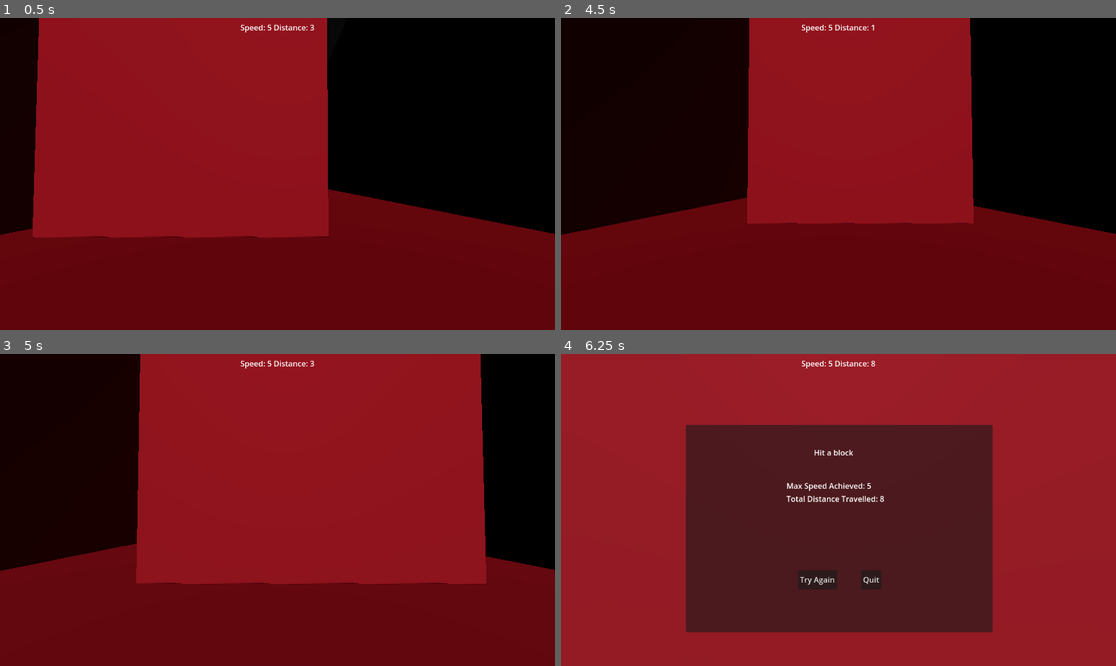
Above: before the commit, frames 1-4 (two rows, left to right).
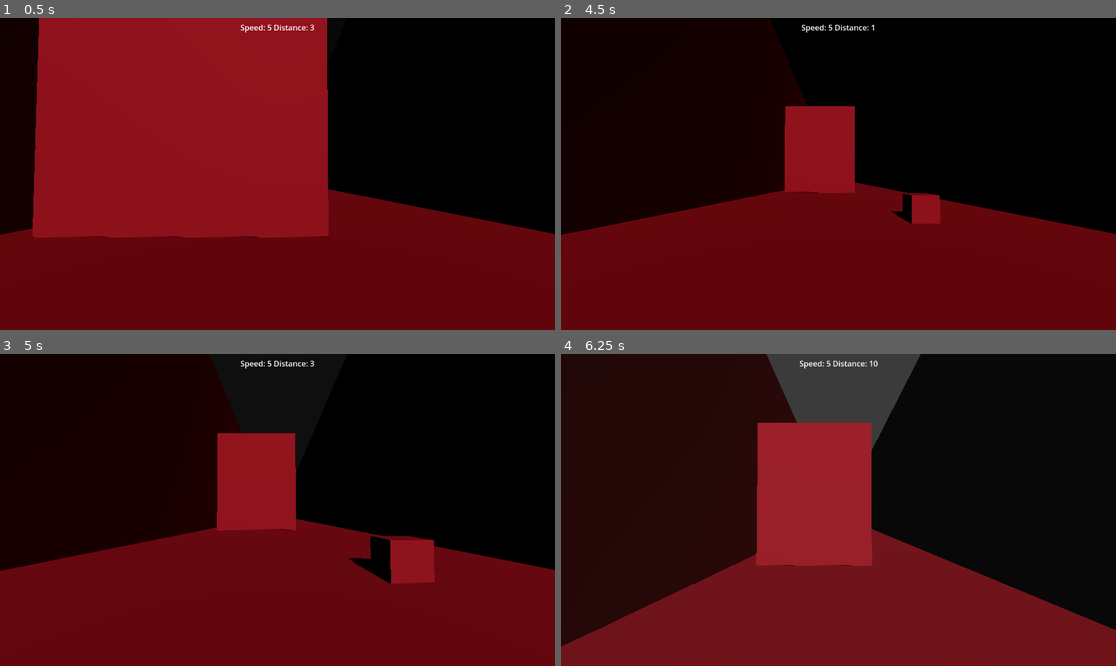
Above: after the commit, the same moments.

Repository: finalsabbath/3d-runner
Game: Godot game, scene res://scenes/world.tscn
The game is run twice, just before and just after one commit, with the same random seed, the same clock (stepped at 60 frames per second) and the same inputs.
Inputs:
- Up to frame 1 (0.5 s): no input
- Up to frame 2 (4.5 s): hold Right (move_right) 0.53-1.28 s; tap Ctrl (slide) at 0.6, 1.35, 2.85, 3.6 s; tap Space (jump) at 0.77, 1.52, 3.77 s; hold Down (ui_down) 1.28-2 s; click "Try Again" at 2 s; hold Right (move_right) 2.78-3.53 s; hold Up (ui_up) 3.53-4.25 s; click "Try Again" at 4.25 s
- Up to frame 3 (5 s): no input
- Up to frame 4 (6.25 s): hold Left (move_left) from 5.03 s (still down); tap Ctrl (slide) at 5.1, 5.85 s; tap Space (jump) at 5.27, 6.02 s

Frame 1 is identical in both runs. In frame 2, 23% of the frame differs, in the area x 33-75%, y 0-66%; in frame 3, 40%; in frame 4, 100%, in the area x 0-100%, y 0-100%.

Commit message:
fixed block.  Adjusted random placement so its terrain width/obstacle width to make it dynamic

Diff:
--- a/3d-runner/obstacle_script/barrier.gd
+++ b/3d-runner/obstacle_script/barrier.gd
@@ -1,3 +1,5 @@
 extends Node3D
 
 @export var type = Enums.ObstacleType.BARRIER
+@export var width: float = 4.0
+@export var obstacle_name: String = "Barrier"
--- /dev/null
+++ b/3d-runner/obstacle_script/box.gd
@@ -0,0 +1,5 @@
+extends Node3D
+
+@export var type = Enums.ObstacleType.BOX
+@export var width: float = 1.0
+@export var obstacle_name: String = "Box"
--- /dev/null
+++ b/3d-runner/obstacles/box.tscn
@@ -0,0 +1,19 @@
+[gd_scene load_steps=4 format=3 uid="uid://v2mfsd0bkn2f"]
+
+[ext_resource type="Script" uid="uid://mxbj2y1xu6ab" path="res://obstacle_script/box.gd" id="1_7r7oj"]
+
+[sub_resource type="BoxShape3D" id="BoxShape3D_2a2jf"]
+
+[sub_resource type="BoxMesh" id="BoxMesh_10aqq"]
+
+[node name="Box" type="Node3D" groups=["death_block"]]
+script = ExtResource("1_7r7oj")
+
+[node name="StaticBody3D" type="StaticBody3D" parent="." groups=["death_block"]]
+transform = Transform3D(1, 0, 0, 0, 1, 0, 0, 0, 1, 0, 0.5, 0)
+
+[node name="CollisionShape3D" type="CollisionShape3D" parent="StaticBody3D" groups=["death_block"]]
+shape = SubResource("BoxShape3D_2a2jf")
+
+[node name="MeshInstance3D" type="MeshInstance3D" parent="StaticBody3D" groups=["death_block"]]
+mesh = SubResource("BoxMesh_10aqq")
--- a/3d-runner/scenes/terrain_controller.gd
+++ b/3d-runner/scenes/terrain_controller.gd
@@ -58,7 +58,9 @@
 
 func _add_obstacles(block: Node3D) -> void:
 	var new_obstacle = Obstacles.pick_random().instantiate()
-	new_obstacle.position.x = _get_obstacle_position(new_obstacle.type)
+	new_obstacle.position.x = _get_obstacle_position(new_obstacle.width)
+	print("Added Obstacle : " + new_obstacle.obstacle_name)
+	print("X pos: " + str(new_obstacle.position.x ))
 	new_obstacle.add_to_group("death_blocks")
 	block.add_child(new_obstacle)
 
@@ -74,10 +76,14 @@
 		print("Loading obstacle scene: " + target_path + "/" + scene_path)
 		Obstacles.append(load(target_path + "/" + scene_path))
 
-func _get_obstacle_position(type) -> float:
+func _get_obstacle_position(width: float) -> float:
 	var pos_x: float = 0
-	match type:
-		Enums.ObstacleType.BARRIER:
-			pos_x = randf_range(-4,4)
-
+	pos_x = randf_range(-TERRAIN_WIDTH/width,TERRAIN_WIDTH/width)
+	#pos_x = TERRAIN_WIDTH/width
+	#
+	#match type:
+		#Enums.ObstacleType.BARRIER:
+			##pos_x = randf_range(-4,4)
+			#pos_x = 4
+	#
 	return pos_x
Not shown, added: 3d-runner/obstacle_script/box.gd.uid
